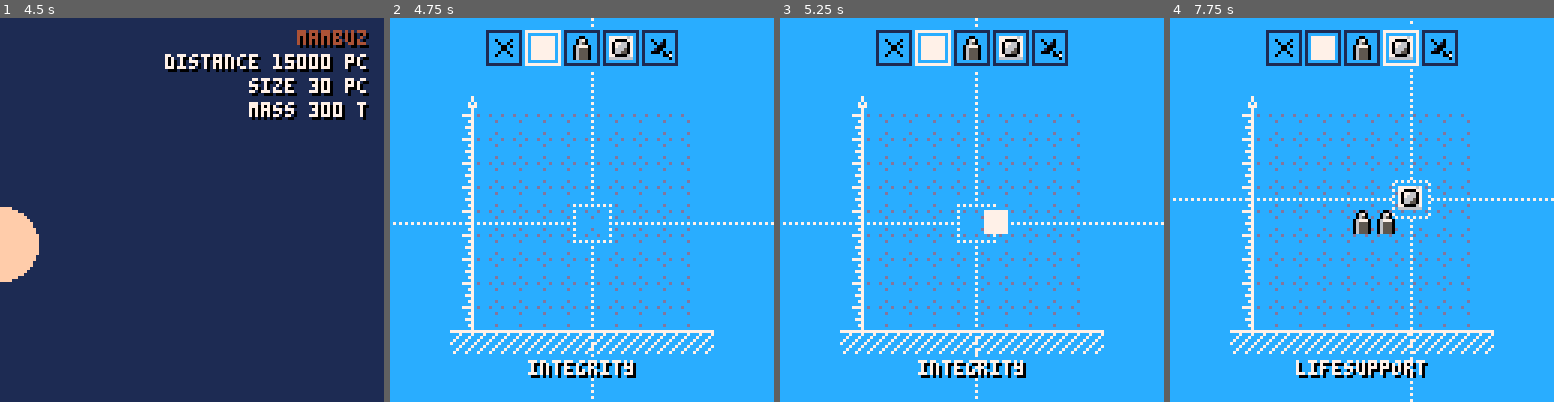
Above: before the commit, frames 1-4 (left to right).
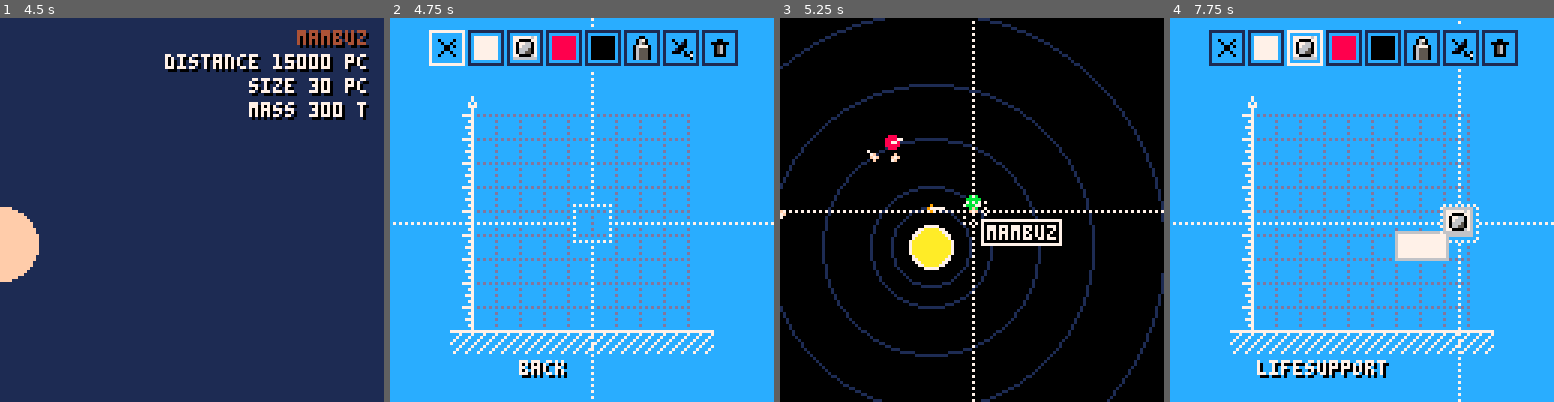
Above: after the commit, the same moments.

Repository: bigbozo/pico-rocket
Game: PICO-8 cartridge rocket.p8
The game is run twice, just before and just after one commit, with the same random seed, the same clock (stepped at 60 frames per second) and the same inputs.
Inputs:
- Up to frame 1 (4.5 s): tap X (X key) at 0.33, 1.07, 1.85, 2.97, 4.08 s; tap O (Z key) at 0.7, 1.7, 2.1, 2.5, 2.9, 3.3, 3.7, 4.1 s; hold Right 1.6-2.1 s; hold Up 2.15-2.42 s; hold Right 2.47-3.03 s; hold Left 3.08-3.58 s; hold Down 3.63-3.97 s; hold Right from 4.02 s (still down)
- Up to frame 2 (4.75 s): tap O (Z key) at 4.5 s; release Right at 4.68 s; hold Up from 4.73 s (still down)
- Up to frame 3 (5.25 s): tap O (Z key) at 4.9 s; release Up at 5.03 s; hold Left from 5.08 s (still down); tap X (X key) at 5.2 s
- Up to frame 4 (7.75 s): tap O (Z key) every 0.4 s from 5.3 to 7.7 s; release Left at 5.68 s; hold Down 5.73-6.03 s; hold Right 6.08-6.58 s; tap X (X key) at 6.32, 7.43 s; hold Right 6.63-7.13 s; hold Up 7.18-7.45 s; hold Right from 7.5 s (still down)

Frame 1 is identical in both runs. In frame 2, 6.8% of the frame differs, in the area x 10-91%, y 3-94%; in frame 3, 99%, in the area x 0-100%, y 0-100%; in frame 4, 11%.

Commit message:
Reworked hangar controls, adding erasing
Reworked the rocket construction controls, allowing to erase parts

Diff:
--- a/objects.lua
+++ b/objects.lua
@@ -50,8 +50,12 @@
 }
 
 rocket_parts = {
-  { spr = 10, name = "integrity" },
-  { spr = 44, name = "engine" },
-  { spr = 11, name = "lifesupport" },
-  { spr = 13, name = "antenna" }
+  { spr = 52, name = "back", action="back"},
+  { spr = 10, name = "integrity" , action="part", frame=true},
+  { spr = 11, name = "lifesupport" , action="part", frame=true},
+  { spr = 53, name = "fuel" , action="part", frame=true},
+  { spr = 55, name = "transport", action="part", frame=true},
+  { spr = 44, name = "engine" , action="part"},
+  { spr = 13, name = "antenna" , action="part"},
+  { spr = 54, name = "trash", action="erase"},
 }
--- a/rocket.p8
+++ b/rocket.p8
@@ -42,14 +42,14 @@
 0000000000000000000000000000000000000000cc08888888288888888880cc00000000000cccccccccc00000000000c065550c089009800000000007000760
 0000000000000000000000000000000000000000c0022222222222222222200c0000000000cccccccccccc0000000000c065550c080000800000000007777760
 0000000000000000000000000000000000000000000000000000000000000000000000000cccccccccccccc000000000c065550c000000000000000000000000
-77777777cccc7777cccccccccdcccdcccccccccc00000000000000000000000000000000ccccccc00ccccccc00000000cc9a189c000000000000000000000000
-ccc7ccc7ccccccc7ccccccccccccccccc0cccc0c00000000000000000000000000000000cccccc0000cccccc00000000ca98889c000000000000000000000000
-cc7ccc7ccccccc77ccccc7cccccccccdcc0cc0cc00000000000000000000000000000000ccccc000000ccccc00000000caa9899c000000000000000000000000
-c7ccc7ccccccccc7ccccc7ccccccccccccc00c0c00000000000000000000000000000000cccc00000000cccc00000000caa9a9ac000000000000000000000000
-7ccc7cccccccc777cccc7c7cccccccccccc00ccc00000000000000000000000000000000cccc00000000cccc00000000caca9acc000000000000000000000000
-ccc7ccc7ccccccc7cccc777ccccccccccc0cc0cc00000000000000000000000000000000cccc00000000cccc00000000cccaaacc000000000000000000000000
-cc7ccc7ccccccc77ccccc7cccccccccdc0cccc0c00000000000000000000000000000000cccc000cc000cccc00000000cccaaccc000000000000000000000000
-c7ccc7ccccccccc7ccccc7cccccccccccccccccc00000000000000000000000000000000cccc00cccc00cccc00000000ccccaccc000000000000000000000000
+77777777cccc7777cccccccccdcdcdcdcccccccc88888888cccccccc0000000000000000ccccccc00ccccccc00000000cc9a189c000000000000000000000000
+ccc7ccc7ccccccc7ccccccccccccccccc0cccc0c88888888ccc00ccc0000000000000000cccccc0000cccccc00000000ca98889c000000000000000000000000
+cc7ccc7ccccccc77ccccc7cccccccccdcc0cc0cc88888888c000000c0000000000000000ccccc000000ccccc00000000caa9899c000000000000000000000000
+c7ccc7ccccccccc7ccccc7ccccccccccccc00c0c88888888cc0560cc0000000000000000cccc00000000cccc00000000caa9a9ac000000000000000000000000
+7ccc7cccccccc777cccc7c7ccccccccdccc00ccc88888888cc0560cc0000000000000000cccc00000000cccc00000000caca9acc000000000000000000000000
+ccc7ccc7ccccccc7cccc777ccccccccccc0cc0cc88888888cc0560cc0000000000000000cccc00000000cccc00000000cccaaacc000000000000000000000000
+cc7ccc7ccccccc77ccccc7cccccccccdc0cccc0c88888888cc0000cc0000000000000000cccc000cc000cccc00000000cccaaccc000000000000000000000000
+c7ccc7ccccccccc7ccccc7cccccccccccccccccc88888888cccccccc0000000000000000cccc00cccc00cccc00000000ccccaccc000000000000000000000000
 __map__
 320101010101010101010101010101010101010101010101320101011c010101010101010101000000000000000000000000000000000000000000000000000000000000000000000000000000000000000000000000000000000000000000000000000000000000000000000000000000000000000000000000000000000000
 310101010101010101010101010101010101010101010101310101191a1b0101010101010101000000000000000000000000000000000000000000000000000000000000000000000000000000000000000000000000000000000000000000000000000000000000000000000000000000000000000000000000000000000000
--- a/scenes/hangar.lua
+++ b/scenes/hangar.lua
@@ -4,6 +4,7 @@
   max_w = 9,
   max_h = 9,
 
+  -- rect table containing rocket_parts
   rocket = {},
 
   brush = 1,
@@ -13,7 +14,7 @@
       for i=1,self.max_w do
         self.rocket[i]={}
         for j=1,self.max_h do
-          self.rocket[i][j]=1
+          self.rocket[i][j]={spr = 1}
         end
       end
     end
@@ -31,35 +32,42 @@
 
   handle = function(self)
     -- move cursr
-    if self.cursor.transition~=1 then
+    local c = self.cursor
+    if c.transition~=1 then
       return
     end
-    if (btnp(1) and self.cursor.x<self.max_w) then
-      self.cursor.dx = 1
-      self.cursor.dy = 0
-      self.cursor.transition = 0
+    if (btnp(1) and c.x<self.max_w) then
+      c.dx = 1
+      c.dy = 0
+      c.transition = 0
     end
-    if (btnp(0) and self.cursor.x>1) then
-      self.cursor.dx = -1
-      self.cursor.transition = 0
+    if (btnp(0) and c.x>1) then
+      c.dx = -1
+      c.transition = 0
     end
-    if (btnp(3) and self.cursor.y>1) then
-      self.cursor.dy = -1
-      self.cursor.transition = 0
+    if (btnp(3) and c.y>1) then
+      c.dy = -1
+      c.transition = 0
     end
-    if (btnp(2) and self.cursor.y<self.max_h) then
-      self.cursor.dy = 1
-      self.cursor.transition = 0
+    if (btnp(2) and c.y<self.max_h) then
+      c.dy = 1
+      c.transition = 0
     end
     if btnp(5) then
       self:toggle_part()
     end
     if btnp(4) then
-      if (self.brush==0) then
+      local brush=rocket_parts[self.brush]
+      if (brush.action=="back") then
         change_scene(PlanetScene)
         return
       end
-      self.rocket[self.cursor.x][self.cursor.y] = rocket_parts[self.brush].spr
+      if (brush.action=="erase") then
+        self.rocket[c.x][c.y] = {spr = 1}
+      end
+      if (brush.action=="part") then
+        self.rocket[c.x][c.y] = brush
+      end
     end
   end,
 
@@ -105,46 +113,43 @@
     palt(12,true)
     for i=1,self.max_w do
       for j=1,self.max_h do
-        spr(self.rocket[i][j],x- 8 + i*8, y -j*8)
+        if self.rocket[i][j].frame then
+          rectfill(x- 9 + i*8, y -j*8-1, x+i*8, y-j*8+8,6)
+        end
+      end
+    end
+
+    for i=1,self.max_w do
+      for j=1,self.max_h do
+        spr(self.rocket[i][j].spr,x- 8 + i*8, y -j*8)
       end
     end
   end,
 
   draw_controls = function(self)
-    camera(-32,-4)
-    rectfill(-1,-1,#rocket_parts*13+12,12,12)
+    local w = #rocket_parts * 13 -1
+    camera(w/2-64,-4)
+    rectfill(-1,-1,w ,12,12)
 
-    if self.brush==0 then
-      rect(0,0,11,11,7)
-      printc("back",110,7,64)
-    else
-      rect(0,0,11,11,1)
-    end
-    palt(0, false)
-    spr(52,2,2)
 
     -- draw toolbox
-    self:draw_toolbox()
-
-
-
-    camera()
-  end,
-
-  draw_toolbox = function(self)
+    camera(w/2-64+13,-4)
+    palt(0,false)
     for i,part in pairs(rocket_parts) do
       if self.brush == i then
         rect(i*13,0,i*13+11,11,7)
-        printc(part.name,110,7,64)
+        printc(part.name,110,7,w)
       else
         rect(i*13,0,i*13+11,11,1)
       end
       spr(part.spr,i*13+2,2)
     end
+
+    camera()
   end,
 
   toggle_part = function(self)
-    self.brush = (self.brush + 1) % (#rocket_parts + 1)
+    self.brush = self.brush % #rocket_parts + 1
   end
 
 
